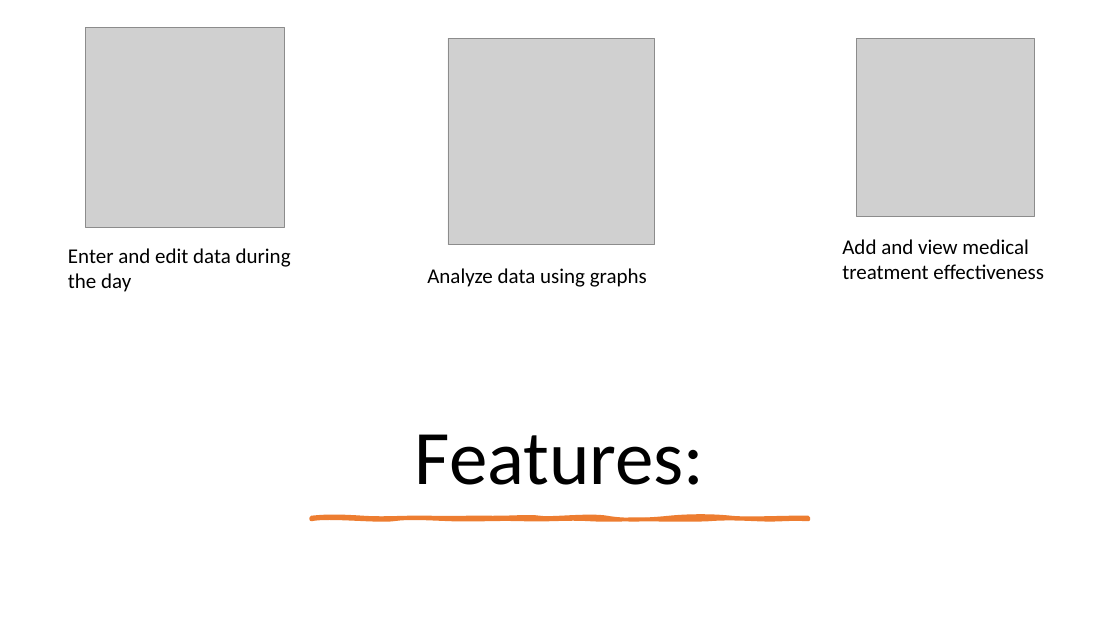
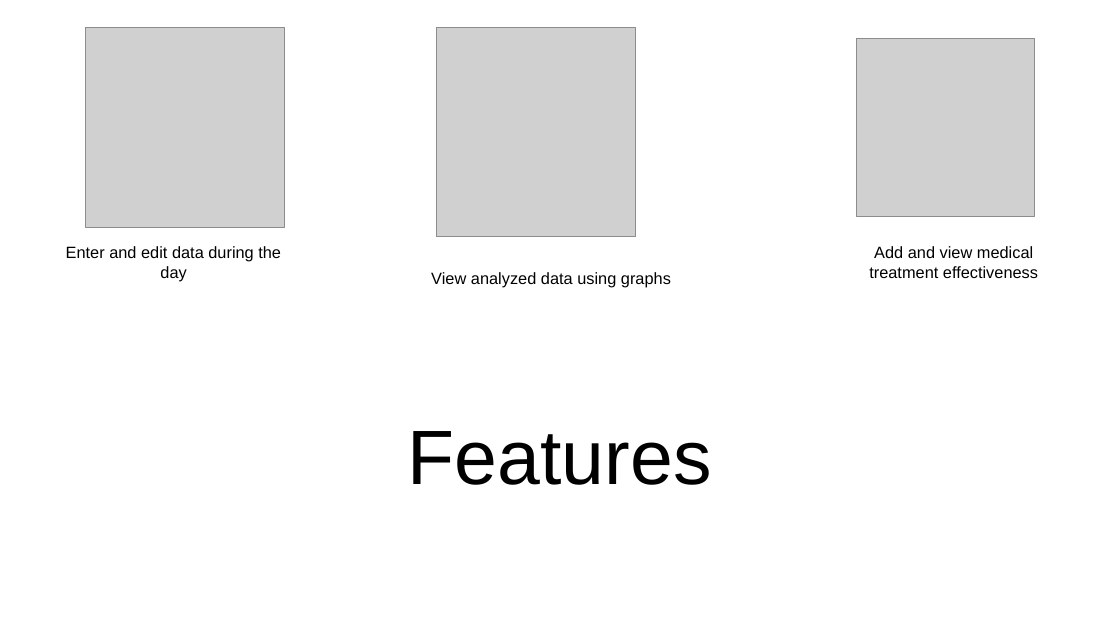
Before and after one commit to Ciuse/Bealthy_app, a slide deck: slide 3 of Presentazione/Presentazione Bealthy.pptx. Drawn at 1120x630 pixels with LibreOffice and Linux fonts; fonts in the diff are those of the drawing; grey boxes stand for pictures. Boxes give left, top, right and bottom in pixels: in the first picture for what was removed or moved away, otherwise in the second. Text is boxed around its words. In the diff, an @@ line names an element or a change of style, - is before the commit and + after.

```diff
--- a/Presentazione/Presentazione Bealthy.pptx
+++ b/Presentazione/Presentazione Bealthy.pptx
@@ picture: place and size @@
-picture at bbox=[448, 38, 655, 245]
+picture at bbox=[437, 28, 636, 237]
@@ text "Enter and edit data during ..." at bbox=[66, 246, 281, 282]: size 18 to 14 pt, font Calibri to Arial; alignment left to centre @@
@@ text "Add and view medical treatment ..." at bbox=[869, 246, 1038, 278]: size 18 to 14 pt, font Calibri to Arial; alignment left to centre @@
@@ text "Add and view medical treatment ...": place and size @@
-text "Add and view medical treatment ..." at bbox=[842, 239, 1044, 279]
+text "Add and view medical treatment ..." at bbox=[869, 246, 1038, 278]
@@ text at bbox=[431, 272, 671, 287]: text changed; size 18 to 14 pt; font Calibri to Arial @@
-Analyze data using graphs
+View analyzed data using graphs
@@ text at bbox=[408, 431, 712, 485]: text changed; font Calibri to Arial @@
-Features:
+Features
@@ freeform shape removed at bbox=[312, 518, 809, 519] @@
```
Also in this commit, not shown: 7 other slides changed, 2 slides added, 1 slide removed, 18 other files.
